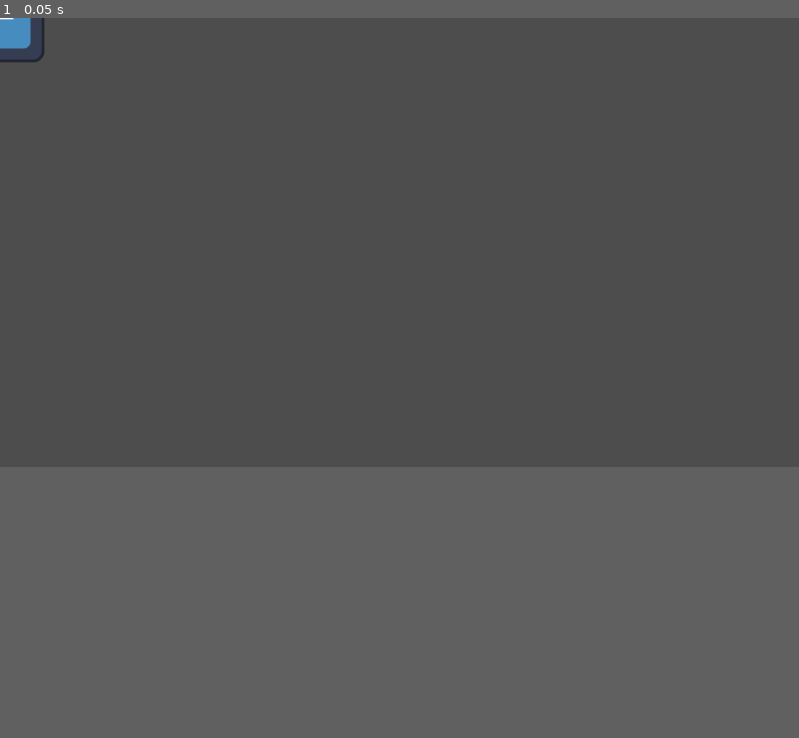
Above: before the commit, frame 1.
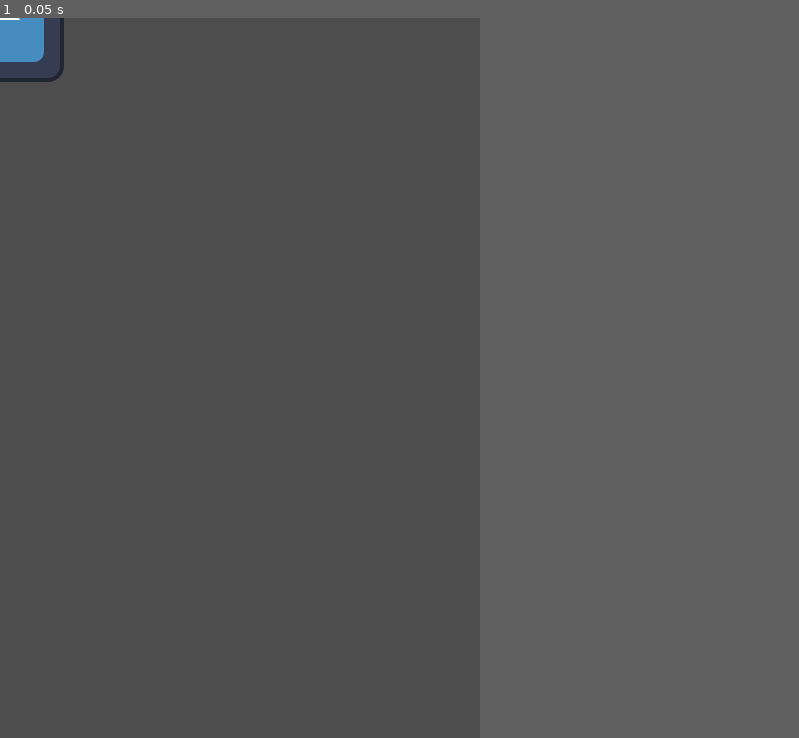
Above: after the commit, the same moment.

Repository: Integralex/Integralex-game
Game: Godot game, scene res://szenen/hero.tscn
Two runs of this game, one before a commit and one after it. Both use one fixed random seed, a clock stepped at 60 frames per second and the inputs below. The project has no main scene, so this scene is started directly. The engine's default icon, where the game draws it, is replaced by a stand-in: a white triangle on a blue panel in a dark square.
Inputs:
- Up to frame 1 (0.05 s): no input
In our replay, the window is 799x449 before the commit and 480x720 after it. These sizes can differ from the game's own. Grey fills any space a smaller window leaves; there, only what the larger window draws over its background counts as a difference.

The runs differ from the first frame. In frame 1, 0.3% of the frame differs, in the area x 0-9%, y 0-9%.

Commit message:
Add files via upload

Diff:
--- a/integralex-game/project.godot
+++ b/integralex-game/project.godot
@@ -14,6 +14,39 @@
 config/features=PackedStringArray("4.4", "Mobile")
 config/icon="res://sprites/icon.svg"
 
+[display]
+
+window/size/viewport_width=480
+window/size/viewport_height=720
+window/stretch/mode="canvas_items"
+
+[input]
+
+move_up={
+"deadzone": 0.2,
+"events": [Object(InputEventKey,"resource_local_to_scene":false,"resource_name":"","device":-1,"window_id":0,"alt_pressed":false,"shift_pressed":false,"ctrl_pressed":false,"meta_pressed":false,"pressed":false,"keycode":0,"physical_keycode":87,"key_label":0,"unicode":119,"location":0,"echo":false,"script":null)
+, Object(InputEventKey,"resource_local_to_scene":false,"resource_name":"","device":-1,"window_id":0,"alt_pressed":false,"shift_pressed":false,"ctrl_pressed":false,"meta_pressed":false,"pressed":false,"keycode":0,"physical_keycode":4194320,"key_label":0,"unicode":0,"location":0,"echo":false,"script":null)
+]
+}
+move_down={
+"deadzone": 0.2,
+"events": [Object(InputEventKey,"resource_local_to_scene":false,"resource_name":"","device":-1,"window_id":0,"alt_pressed":false,"shift_pressed":false,"ctrl_pressed":false,"meta_pressed":false,"pressed":false,"keycode":0,"physical_keycode":83,"key_label":0,"unicode":115,"location":0,"echo":false,"script":null)
+, Object(InputEventKey,"resource_local_to_scene":false,"resource_name":"","device":-1,"window_id":0,"alt_pressed":false,"shift_pressed":false,"ctrl_pressed":false,"meta_pressed":false,"pressed":false,"keycode":0,"physical_keycode":4194322,"key_label":0,"unicode":0,"location":0,"echo":false,"script":null)
+]
+}
+move_left={
+"deadzone": 0.2,
+"events": [Object(InputEventKey,"resource_local_to_scene":false,"resource_name":"","device":-1,"window_id":0,"alt_pressed":false,"shift_pressed":false,"ctrl_pressed":false,"meta_pressed":false,"pressed":false,"keycode":0,"physical_keycode":65,"key_label":0,"unicode":97,"location":0,"echo":false,"script":null)
+, Object(InputEventKey,"resource_local_to_scene":false,"resource_name":"","device":-1,"window_id":0,"alt_pressed":false,"shift_pressed":false,"ctrl_pressed":false,"meta_pressed":false,"pressed":false,"keycode":0,"physical_keycode":4194319,"key_label":0,"unicode":0,"location":0,"echo":false,"script":null)
+]
+}
+move_right={
+"deadzone": 0.2,
+"events": [Object(InputEventKey,"resource_local_to_scene":false,"resource_name":"","device":-1,"window_id":0,"alt_pressed":false,"shift_pressed":false,"ctrl_pressed":false,"meta_pressed":false,"pressed":false,"keycode":0,"physical_keycode":68,"key_label":0,"unicode":100,"location":0,"echo":false,"script":null)
+, Object(InputEventKey,"resource_local_to_scene":false,"resource_name":"","device":-1,"window_id":0,"alt_pressed":false,"shift_pressed":false,"ctrl_pressed":false,"meta_pressed":false,"pressed":false,"keycode":0,"physical_keycode":4194321,"key_label":0,"unicode":0,"location":0,"echo":false,"script":null)
+]
+}
+
 [rendering]
 
 renderer/rendering_method="mobile"
--- /dev/null
+++ b/integralex-game/scripts/hero.gd
@@ -0,0 +1,7 @@
+extends Area2D
+
+@export var speed = 400 # How fast the player will move (pixels/sec).
+var screen_size # Size of the game window.
+
+func _ready():
+	screen_size = get_viewport_rect().size
--- a/integralex-game/szenen/hero.tscn
+++ b/integralex-game/szenen/hero.tscn
@@ -1,11 +1,13 @@
-[gd_scene load_steps=3 format=3 uid="uid://b7solwk66bak4"]
+[gd_scene load_steps=4 format=3 uid="uid://b7solwk66bak4"]
 
+[ext_resource type="Script" uid="uid://gsn423o38k6y" path="res://scripts/hero.gd" id="1_4rvgv"]
 [ext_resource type="Texture2D" uid="uid://dtrxuyo71xgp0" path="res://sprites/icon.svg" id="1_i8wiw"]
 
 [sub_resource type="RectangleShape2D" id="RectangleShape2D_4rvgv"]
 size = Vector2(125, 127)
 
 [node name="Hero" type="Area2D"]
+script = ExtResource("1_4rvgv")
 
 [node name="Sprite2D" type="Sprite2D" parent="."]
 texture = ExtResource("1_i8wiw")
Not shown, added: integralex-game/scripts/hero.gd.uid
